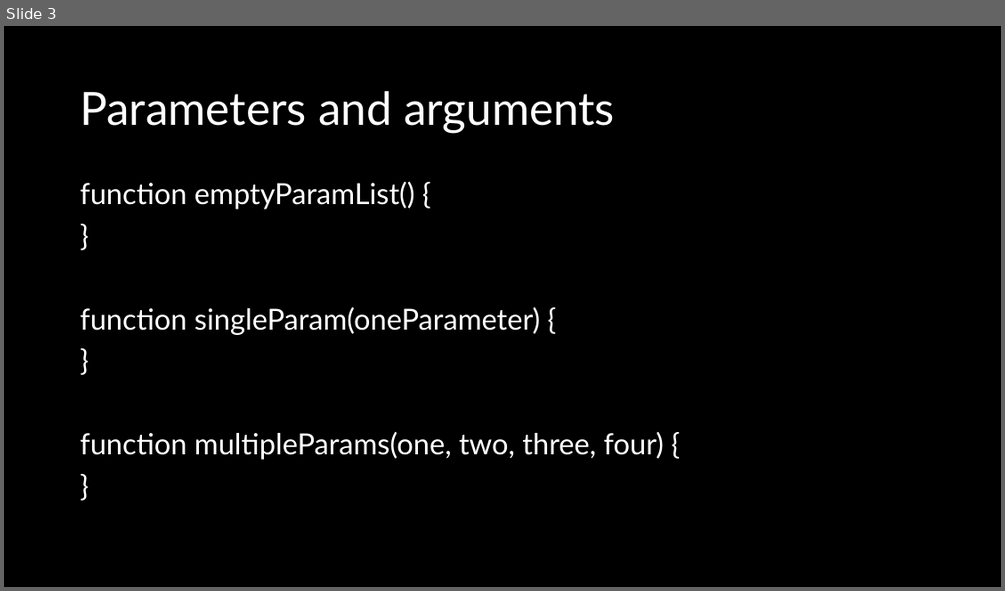
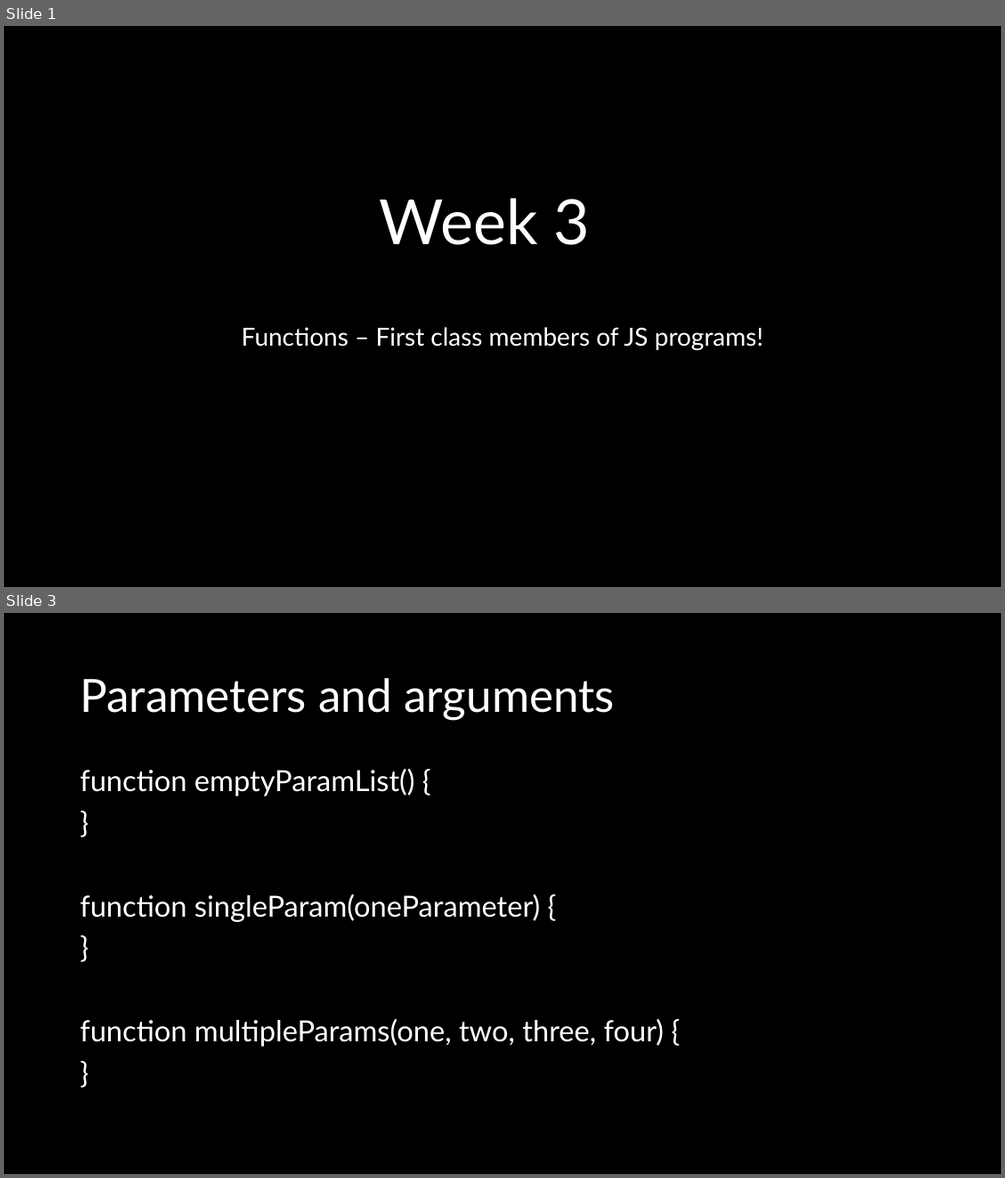
Before and after one commit to natiquekeyin/fall2024, a slide deck: JavaScript/Week3/Week3.pptx. Shown one above the other, each under a label of ours: slide 3 before the commit, slides 1 and 3 after it; the slides between them are not shown. The pictures are 1005x591 and 1005x1178 pixels, drawn with LibreOffice and Linux fonts; fonts in the diff are those of the drawing. Boxes give left, top, right and bottom in pixels: in the first picture for what was removed or moved away, otherwise in the second. Text is boxed around its words. In the diff, an @@ line names an element or a change of style, - is before the commit and + after.

```diff
--- a/JavaScript/Week3/Week3.pptx
+++ b/JavaScript/Week3/Week3.pptx
@@ slide 1 added at (4, 26, 1001, 587), background #000000 @@
@@ title added at (380, 198, 591, 245), 60 pt, text #FFFFFF @@
+Week 3
@@ subtitle added at (242, 327, 763, 350), 24 pt, text #FFFFFF @@
+Functions – First class members of JS programs!
```
Also in this commit, not shown: 2 slides changed, 1 slide removed, 2 other files.
